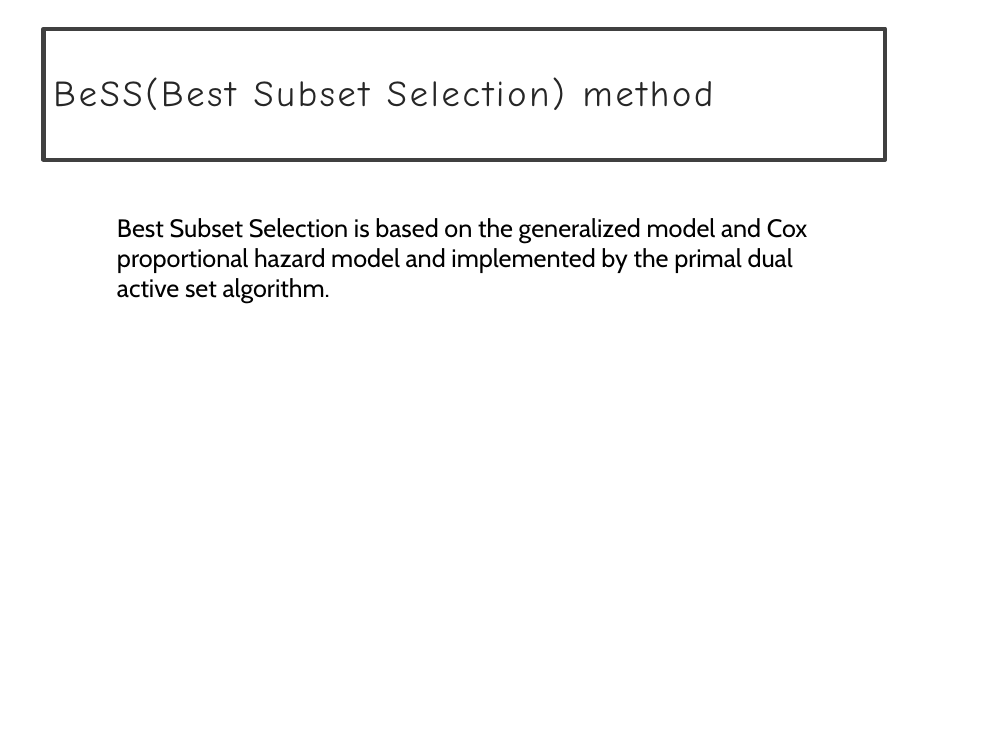
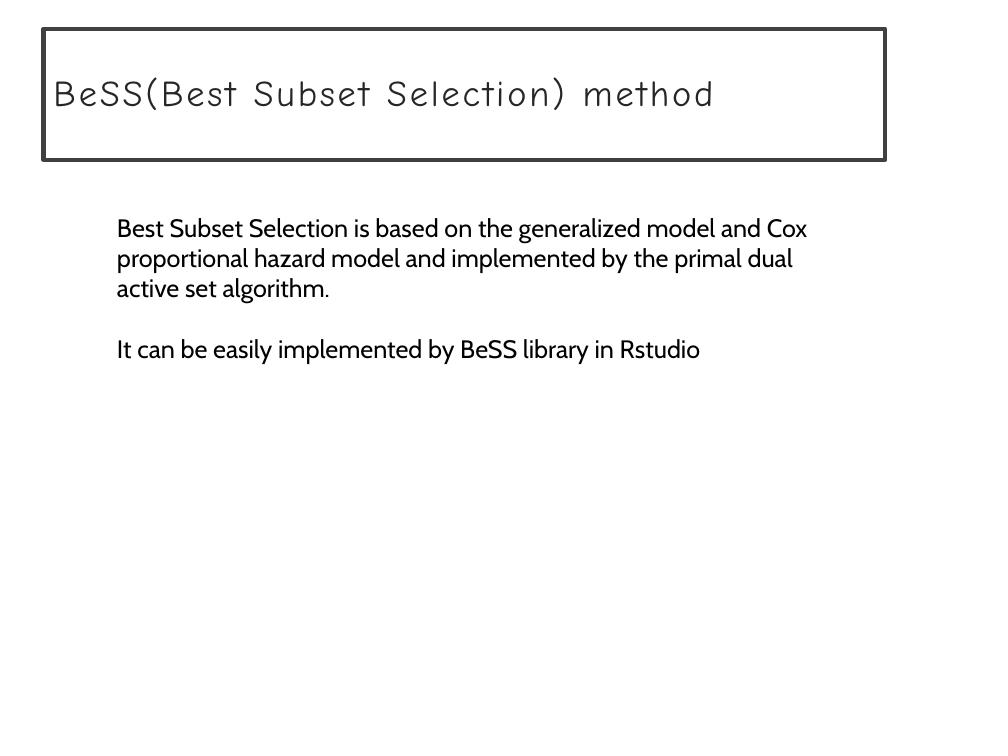
Before and after one commit to MjolnirT/UW-STAT628-M2, a slide deck: slide 1 of slide - Hao.pptx (slide 30 before the commit). Drawn at 1008x756 pixels with LibreOffice and Linux fonts; fonts in the diff are those of the drawing. Boxes give left, top, right and bottom in pixels: in the first picture for what was removed or moved away, otherwise in the second. Text is boxed around its words. In the diff, an @@ line names an element or a change of style, - is before the commit and + after.

Commit message:
Updated slide
final version of BeSS

```diff
--- a/slide - Hao.pptx
+++ b/slide - Hao.pptx
@@ text at (117, 339, 700, 364): paragraph added @@
+It can be easily implemented by BeSS library in Rstudio
```
Also in this commit, not shown: 1 slide added, 29 slides removed.
